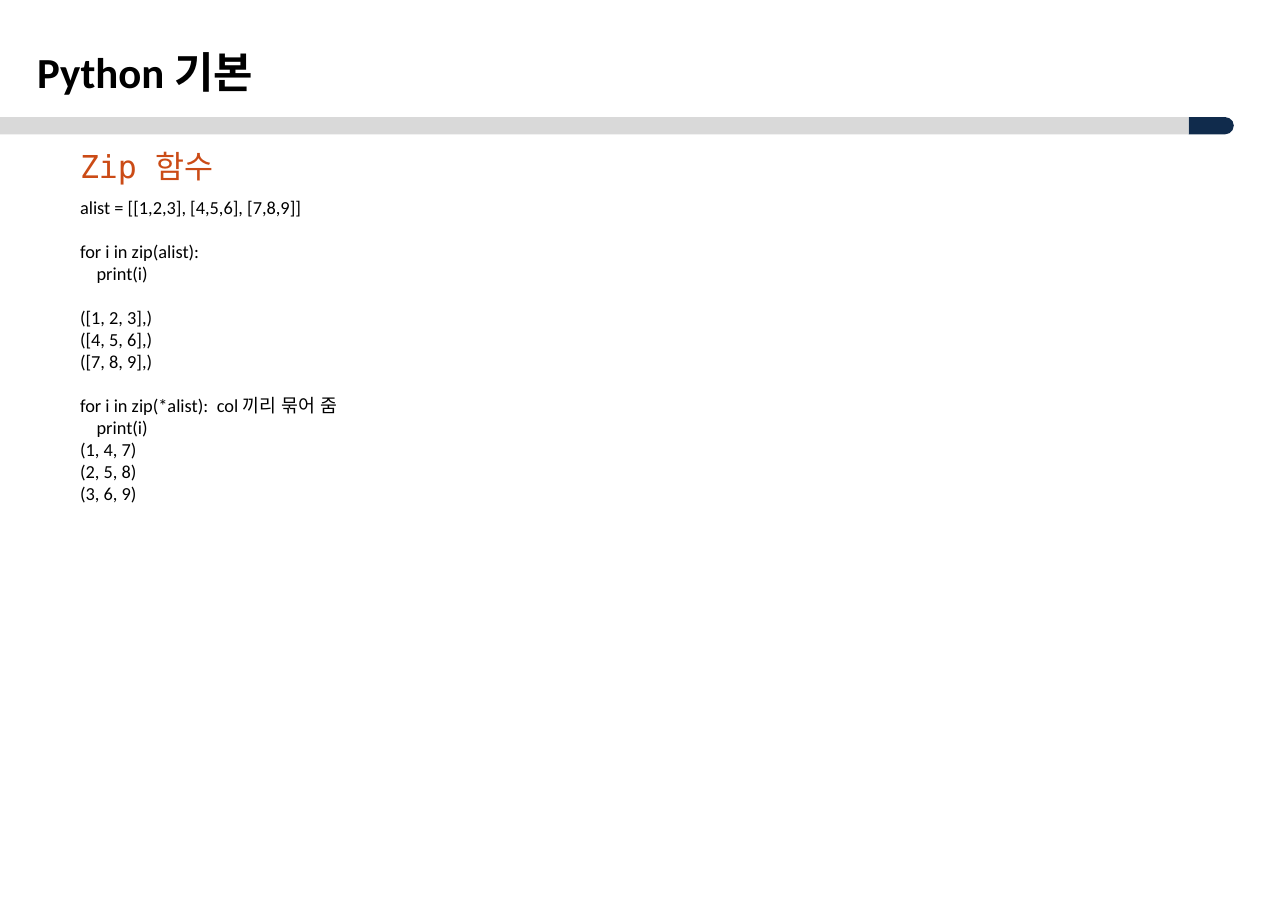
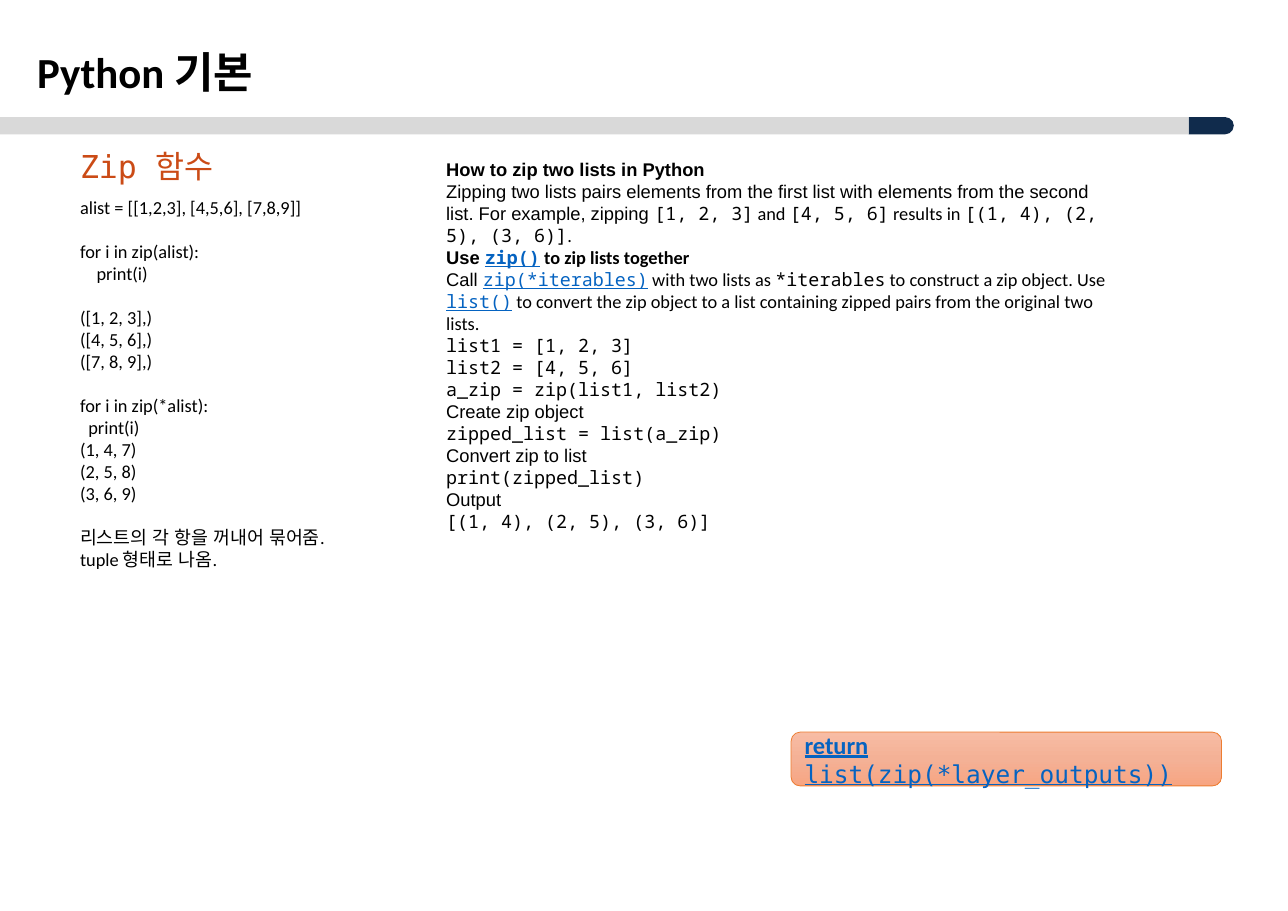
Before and after one commit to ksyoon70/Mask-RCNN-TF2, a slide deck: slide 68 of Masked-RCNN_분석_V1.0.pptx (slide 64 before the commit). Drawn at 1288x911 pixels with LibreOffice and Linux fonts; fonts in the diff are those of the drawing; background and template pictures are left out. Boxes give left, top, right and bottom in pixels: in the first picture for what was removed or moved away, otherwise in the second. Text is boxed around its words. In the diff, an @@ line names an element or a change of style, - is before the commit and + after.

Commit message:
수정 [M030]
 - ppt 수정 보강
 - 테스트 코드 추가

```diff
--- a/Masked-RCNN_분석_V1.0.pptx
+++ b/Masked-RCNN_분석_V1.0.pptx
@@ text added at (446, 162, 1105, 531), 12 pt, text #000000 @@
+How to zip two lists in Python
+Zipping two lists pairs elements from the first list with elements from the second list. For example, zipping [1, 2, 3] and [4, 5, 6] results in [(1, 4), (2, 5), (3, 6)].
+Use zip() to zip lists together
+Call zip(*iterables) with two lists as *iterables to construct a zip object. Use list() to convert the zip object to a list containing zipped pairs from the original two lists.
+list1 = [1, 2, 3]
+list2 = [4, 5, 6]
+a_zip = zip(list1, list2)
+Create zip object
+zipped_list = list(a_zip)
+Convert zip to list
+print(zipped_list)
+Output
+[(1, 4), (2, 5), (3, 6)]
@@ text at (80, 398, 209, 415): text changed @@
-for i in zip(*alist): col 끼리 묶어 줌
+for i in zip(*alist):
@@ text at (80, 528, 325, 569): paragraphs added @@
+리스트의 각 항을 꺼내어 묶어줌.
+tuple 형태로 나옴.
@@ rounded rectangle added at (791, 732, 1222, 786), fill gradient #F7BDA5 to #F5B196 to #F8A582, outline #ED7D31 0.5 pt, 16 pt, text #0563C1, underline @@
+return list(zip(*layer_outputs))
```
Also in this commit, not shown: 24 other slides changed, 12 slides added, 3 slides removed, 2 other files.
